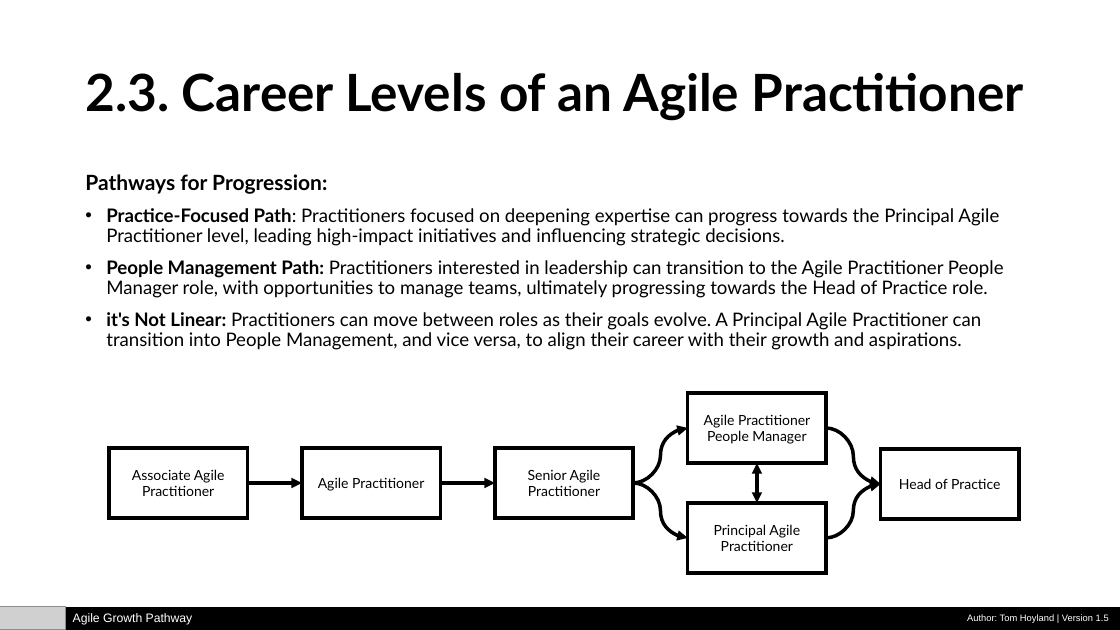
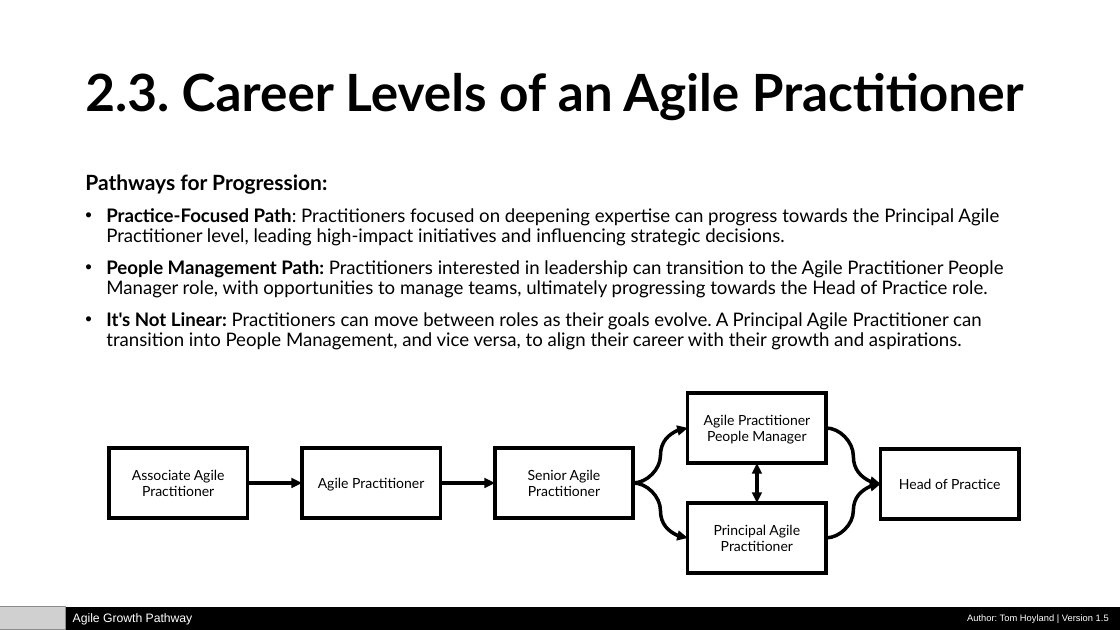
Before and after one commit to tomhoyland/agile-growth-pathway, a slide deck: slide 5 of Agile-Growth-Pathway.pptx. Drawn at 1120x630 pixels with LibreOffice and Linux fonts; fonts in the diff are those of the drawing; grey boxes stand for pictures. Boxes give left, top, right and bottom in pixels: in the first picture for what was removed or moved away, otherwise in the second. Text is boxed around its words. In the diff, an @@ line names an element or a change of style, - is before the commit and + after.

Commit message:
Add files via upload
Grammatical error on career pathways not being Linear. No version change just file bump

```diff
--- a/Agile-Growth-Pathway.pptx
+++ b/Agile-Growth-Pathway.pptx
@@ text at bbox=[106, 312, 982, 350]: text changed @@
-• it's Not Linear: Practitioners can move between roles as their goals evolve. A Principal Agile Practitioner can transition into People Management, and vice versa, to align their career with their growth and aspirations.
+• It's Not Linear: Practitioners can move between roles as their goals evolve. A Principal Agile Practitioner can transition into People Management, and vice versa, to align their career with their growth and aspirations.
```
Also in this commit, not shown: 1 other file.
